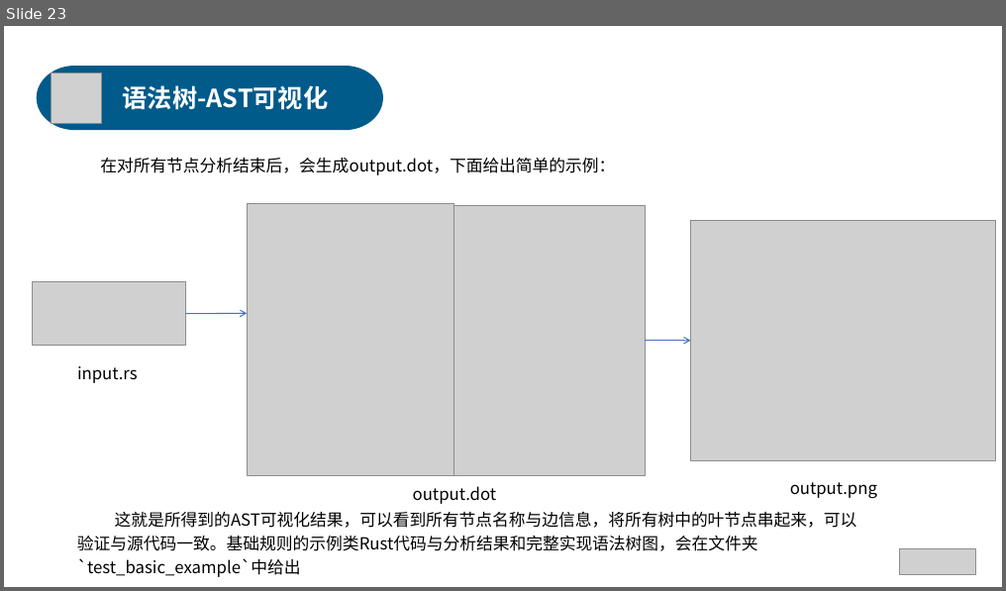
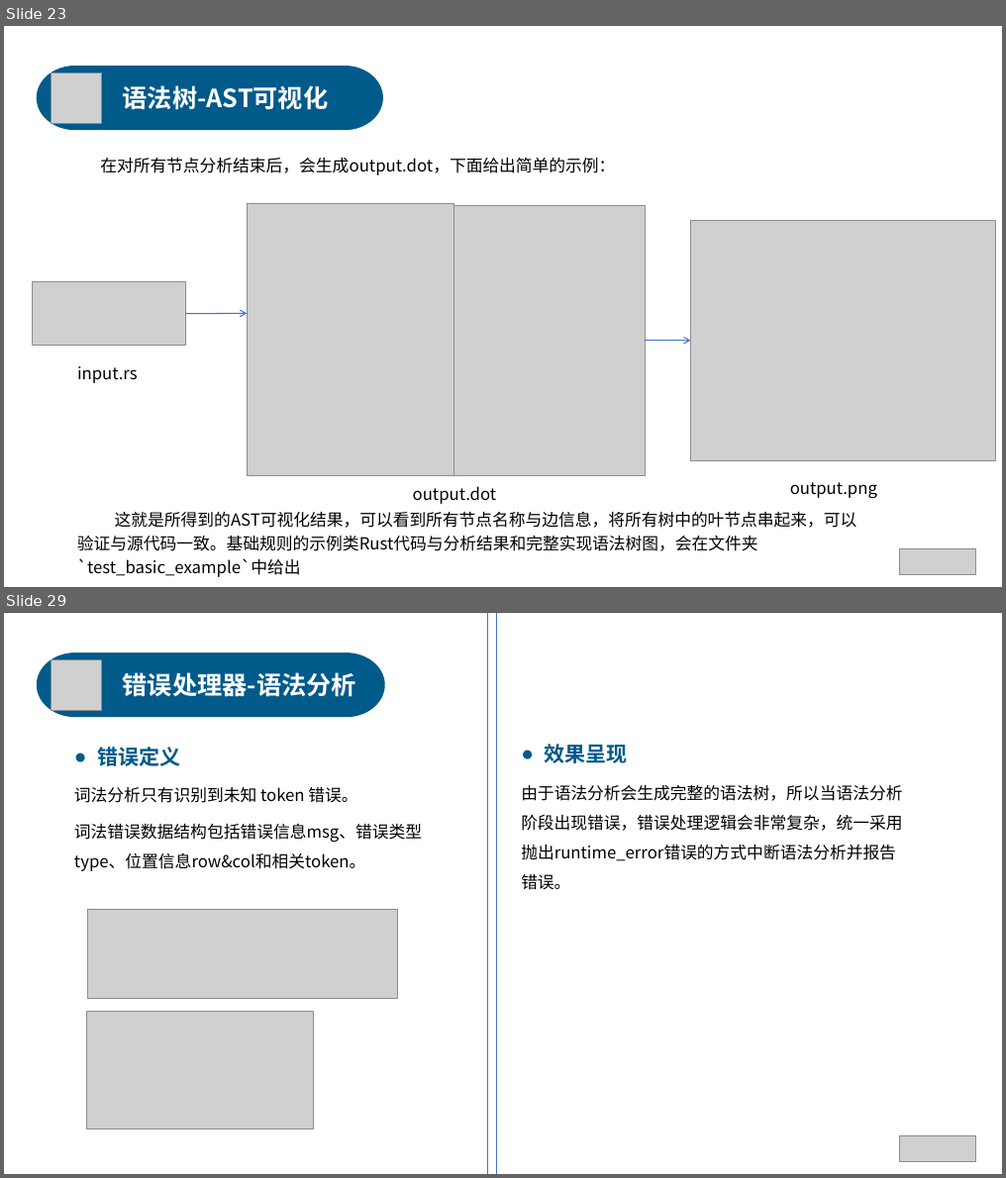
Before and after one commit to anxi710/compiler-principle-project, a slide deck: report/compiler_ppt.pptx. Shown one above the other, each under a label of ours: slide 23 before the commit, slides 23 and 29 after it; the slides between them are not shown. The pictures are 1006x591 and 1006x1178 pixels, drawn with LibreOffice and Linux fonts; fonts in the diff are those of the drawing; grey boxes stand for pictures. Boxes give left, top, right and bottom in pixels: in the first picture for what was removed or moved away, otherwise in the second. Text is boxed around its words. In the diff, an @@ line names an element or a change of style, - is before the commit and + after.

```diff
--- a/report/compiler_ppt.pptx
+++ b/report/compiler_ppt.pptx
@@ slide 29 added at [4,613,1002,1174], background #FFFFFF @@
@@ rectangle added at [487,613,496,1174], outline #4472C4 1 pt @@
@@ freeform shape added at [38,655,383,716], fill #005A8A, outline #005A8A 3 pt @@
@@ picture added at [52,660,102,710] @@
@@ text added at [123,672,356,697], 24 pt, text #FFFFFF, bold @@
+错误处理器-语法分析
@@ text added at [74,747,422,871], 16 pt, text #000000 @@
+● 错误定义
+词法分析只有识别到未知 token 错误。
+词法错误数据结构包括错误信息msg、错误类型type、位置信息row&col和相关token。
@@ text added at [521,744,902,890], 16 pt, text #000000 @@
+● 效果呈现
+由于语法分析会生成完整的语法树，所以当语法分析阶段出现错误，错误处理逻辑会非常复杂，统一采用抛出runtime_error错误的方式中断语法分析并报告错误。
@@ picture added at [87,909,398,998] @@
@@ picture added at [87,1012,313,1131] @@
@@ picture added at [899,1137,976,1161] @@
```
Also in this commit, not shown: 11 slides changed, 4 other slides added.
